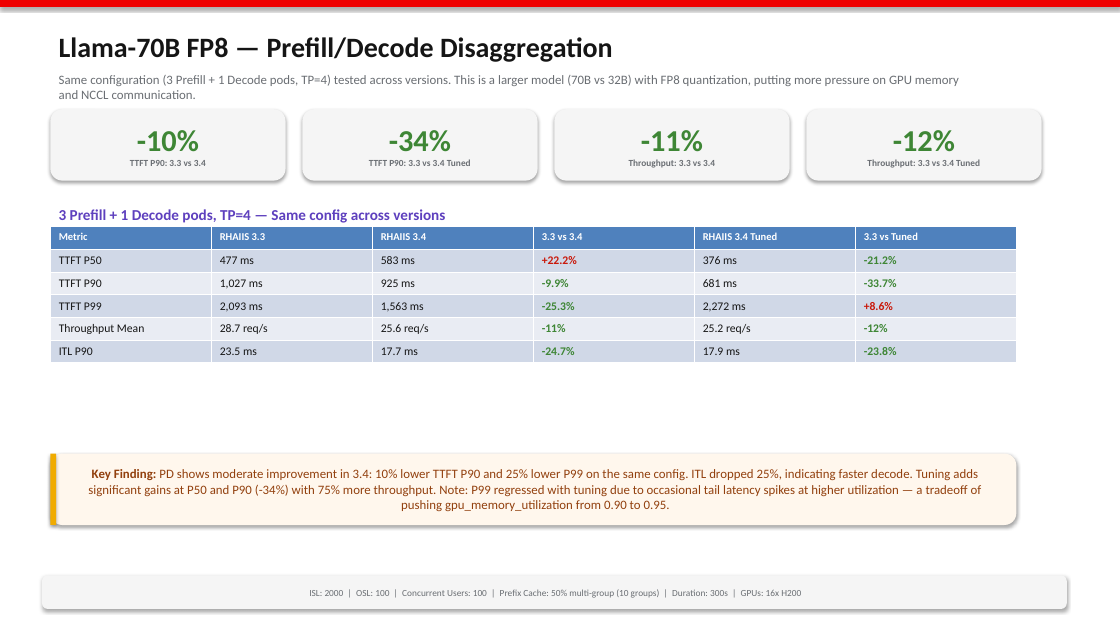
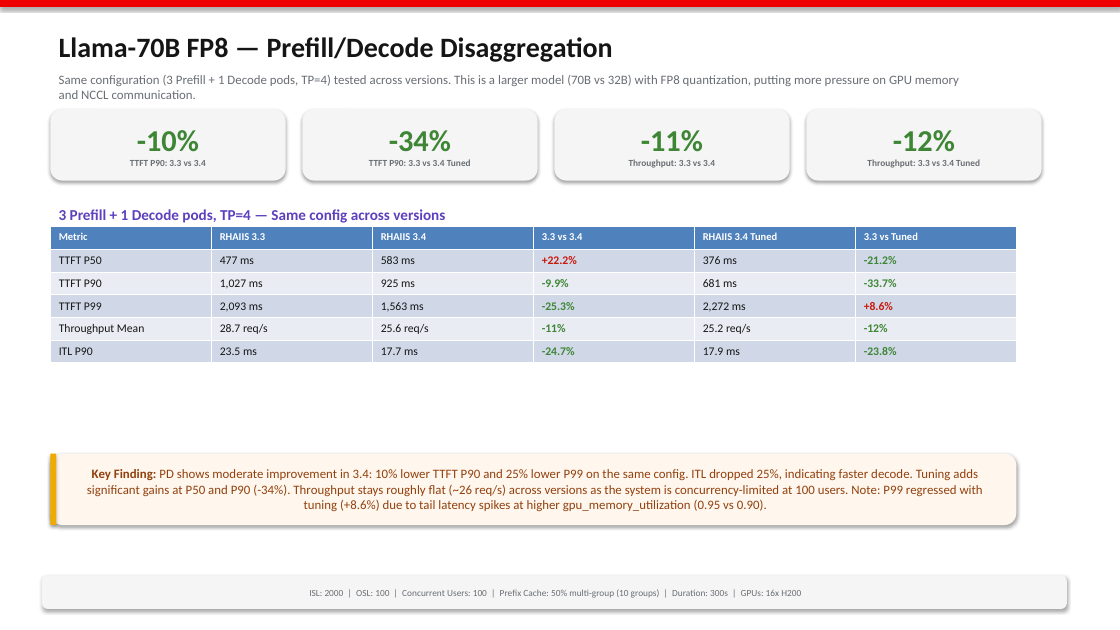
Before and after one commit to openshift-psap/serveit-studio, a slide deck: slide 5 of docs/regression-slides.pptx. Drawn at 1120x630 pixels with LibreOffice and Linux fonts; fonts in the diff are those of the drawing. Boxes give left, top, right and bottom in pixels: in the first picture for what was removed or moved away, otherwise in the second. Text is boxed around its words. In the diff, an @@ line names an element or a change of style, - is before the commit and + after.

```diff
--- a/docs/regression-slides.pptx
+++ b/docs/regression-slides.pptx
@@ text in rounded rectangle at (87, 469, 983, 511): text changed @@
-Key Finding: PD shows moderate improvement in 3.4: 10% lower TTFT P90 and 25% lower P99 on the same config. ITL dropped 25%, indicating faster decode. Tuning adds significant gains at P50 and P90 (-34%) with 75% more throughput. Note: P99 regressed with tuning due to occasional tail latency spikes at higher utilization — a tradeoff of pushing gpu_memory_utilization from 0.90 to 0.95.
+Key Finding: PD shows moderate improvement in 3.4: 10% lower TTFT P90 and 25% lower P99 on the same config. ITL dropped 25%, indicating faster decode. Tuning adds significant gains at P50 and P90 (-34%). Throughput stays roughly flat (~26 req/s) across versions as the system is concurrency-limited at 100 users. Note: P99 regressed with tuning (+8.6%) due to tail latency spikes at higher gpu_memory_utilization (0.95 vs 0.90).
```
Also in this commit, not shown: 2 other slides changed.
